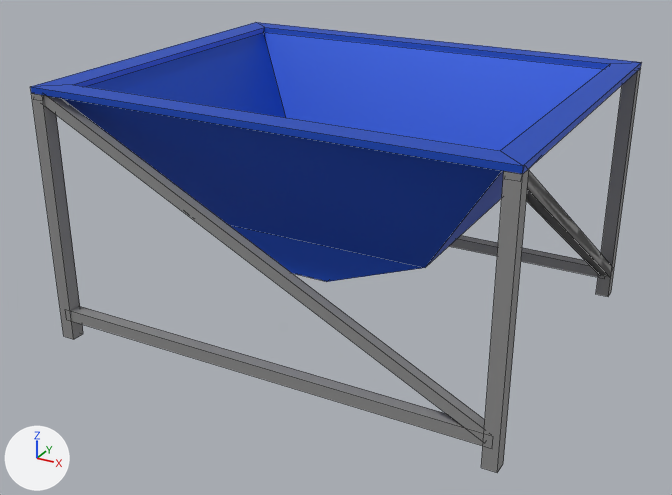
Before and after pictures for a commit that changed the Blender file blender-models/hopper.blend.
The view is the same before and after, from a camera (50 mm lens) standing at (4.84, -9.17, 4.0) and looking at (-0.05, -0.28, -0.44). Lighting does not change. The marker at lower left points along +X, +Y and +Z. The older version comes first. Mesh edges are drawn as thin lines.

Script lines for the objects in view, before the commit:
```python
me_cube_001 = bpy.data.meshes.new('Cube.001')
me_cube_001.from_pydata(...)  # 36 vertices, 36 faces; spans x -5.37..5.37, y -4.3..4.3, z -0.84..3.13
me_cube_001.materials.append(mat_material_001)  # blue #1950cb
me_cube_008 = bpy.data.meshes.new('Cube.008')
me_cube_008.from_pydata(...)  # 88 vertices, 66 faces; spans x -5.37..5.37, y -4.3..4.3, z -2.84..3.1
me_cube_008.materials.append(mat_material_002)  # grey #989898
ob_cube = bpy.data.objects.new('Cube', me_cube_001)
ob_cube.location = (0.0, 0.0, 0.0)
ob_cube.scale = (0.505, 0.505, 0.505)
ob_cube_003 = bpy.data.objects.new('Cube.003', me_cube_008)
ob_cube_003.location = (0.0, 0.0, 0.0)
ob_cube_003.scale = (0.505, 0.505, 0.505)
```
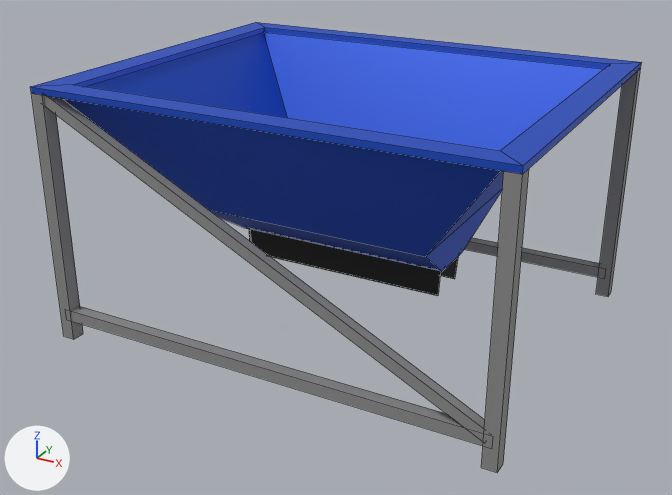
The newer file is also rescaled (x1.532), turned or shifted as a whole; pictures and numbers use the older file's frame.

Where the change shows, as pixel boxes (x1, y1, x2, y2) in the pictures (672 x 495 px):
```json
{"object": "Cube", "change": "reshaped", "before": [30, 22, 642, 282], "after": [30, 22, 642, 296]}
{"part": 1, "of": "me_cube_001", "change": "cut back", "after": [249, 229, 458, 296]}
{"part": 2, "of": "me_cube_008", "change": "deleted", "before": [526, 171, 611, 277]}
```

Scene script edits in JSON lines:
```json
{"op": "add", "block": "mat_material_003", "code": ["mat_material_003 = principled_material('Material.003')", "mat_material_003.base_color = (0.0147, 0.0147, 0.0147)  # black #202020", "mat_material_003.metallic = 0.154", "mat_material_003.roughness = 0.7"]}
{"block": "me_cube_001", "where": "# used by ob_cube; location = (0.0, 0.0, 0.0); scale = (0.505, 0.505, 0.505)"}
{"op": "remove", "block": "me_cube_001", "code": "me_cube_001.from_pydata(...)  # 36 vertices, 36 faces; spans x -5.37..5.37, y -4.3..4.3, z -0.84..3.13"}
{"op": "add", "block": "me_cube_001", "code": "me_cube_001.from_pydata(...)  # 68 vertices, 67 faces; spans x -5.37..5.37, y -4.3..4.3, z -1.54..3.13"}
{"block": "me_cube_001", "change": "me_cube_001 part 1"}
{"block": "me_cube_001", "change": "4 vertices are removed from x -0.62..0.62, y -2.3..2.3, z -0.84"}
{"block": "me_cube_001", "change": "8 faces are deleted"}
{"block": "me_cube_001", "change": "8 vertices in x -2.93..2.93, y -2.35..2.35, z 0.0 move by (0.0, 0.0, 0.24)"}
{"block": "me_cube_001", "change": "4 vertices move from x -0.66..0.66, y -2.35..2.35, z -0.84 to x -2.6..2.6, y -0.59..0.59, z -0.89"}
{"block": "me_cube_001", "change": "29 vertices are added at x -2.6..2.55, y -0.54..0.53, z -1.54..-0.89"}
{"block": "me_cube_001", "change": "7 new vertices lie (5.0, 0.0, 0.0) away from vertices in x -2.5, y -0.51..0.5, z -1.54"}
{"block": "me_cube_001", "change": "8 new faces join them, mat_material_001 (blue #1950cb)"}
{"block": "me_cube_001", "change": "31 new faces join them, mat_material_003 (black #202020)"}
{"op": "add", "block": "me_cube_001", "code": "me_cube_001.materials.append(mat_material_003)  # black #202020"}
{"block": "me_cube_008", "where": "# used by ob_cube_003; location = (0.0, 0.0, 0.0); scale = (0.505, 0.505, 0.505)"}
{"op": "remove", "block": "me_cube_008", "code": "me_cube_008.from_pydata(...)  # 88 vertices, 66 faces; spans x -5.37..5.37, y -4.3..4.3, z -2.84..3.1"}
{"op": "add", "block": "me_cube_008", "code": "me_cube_008.from_pydata(...)  # 64 vertices, 48 faces; spans x -5.37..5.37, y -4.3..4.3, z -2.84..3.1"}
{"block": "me_cube_008", "change": "me_cube_008 part 2: the loose piece of 8 vertices spanning x 5.07..5.35, y -4.28..4.23, z -2.38..3.1 is deleted"}
{"block": "me_cube_008", "change": "other edits to the shape of me_cube_008 do not show in these pictures"}
```
